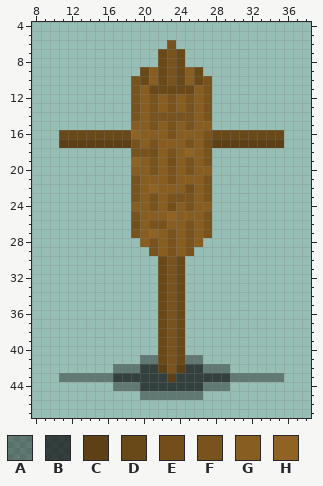
Edited in one commit: pixel-art sprite (android/assetsraw/Sprites/Oryx/Custom/heroes/TrainingDummy.png). The picture above was drawn from the file before the commit.
The file is 48x48 pixels. Colours within 5 levels of each other are drawn and written as one. Shown: x 8..38, y 4..47.
Palette (. is transparent): A #0000005c  B #000000a9  C #5d4015  D #6a4919  E #724e1b  F #79531d  G #875d22  H #8f6324
New version:
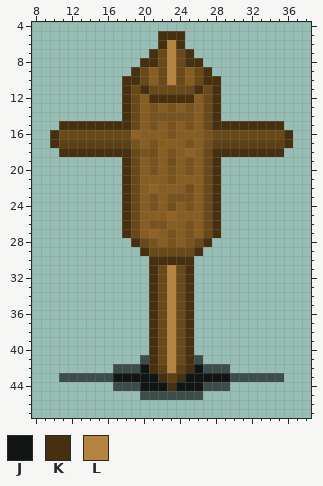
Colours new in this view: J #000000e2  K #46300f  L #b5843e
The edit:
@@ palette @@
-A #0000005c
+A #00000097
@@ x 8..38 @@
  4 ...............................
- 5 ...............................
- 6 ...............F...............
- 7 ..............DFD..............
- 8 ..............DFD..............
- 9 ............DGDFDGD............
-10 ...........FDGDFDGDF...........
-11 ...........FGDDDDDGF...........
-12 ...........FGFGFGFGF...........
-13 ...........FGFGFGFGF...........
-14 ...........FGFFFFFGF...........
-15 ...........GGFGFGFGG...........
-16 ...DDDDDDDDHGGGFGGGFDDDDDDDD...
-17 ...CCCCCCCCFGFGGGFGECCCCCCCC...
-18 ...........FFEGFGHGF...........
-19 ...........HGFGEGFGF...........
-20 ...........GGFGFGFGG...........
-21 ...........FGGGFGGGF...........
-22 ...........FGHGGGEGF...........
-23 ...........FGFGFFFGF...........
-24 ...........GGFGEGFGG...........
-25 ...........FGGGHGGGF...........
-26 ...........EGFFGGFGF...........
-27 ...........FGHGFGFGF...........
-28 ............GFGFGFG............
-29 .............FGFGF.............
-30 ..............DFD..............
-31 ..............DFD..............
-32 ..............DFD..............
-33 ..............DFD..............
-34 ..............DFD..............
-35 ..............DFD..............
-36 ..............DFD..............
-37 ..............DFD..............
-38 ..............DFD..............
-39 ..............DFD..............
-40 ..............DFD..............
-41 ............AADFDAA............
-42 .........AAABBCFCBBAAA.........
-43 ...AAAAAABBBBBBCBBBBBBAAAAAA...
-44 .........AAABBBBBBBAAA.........
+ 5 ..............KKK..............
+ 6 ..............KLK..............
+ 7 .............KDLDK.............
+ 8 ............KKDLDKK............
+ 9 ...........KDGDLDGDK...........
+10 ..........KKDGDLDGDKK..........
+11 ..........KDKDDDDDKDK..........
+12 ..........KDGKKKKKGDK..........
+13 ..........KDGFGFGFGDK..........
+14 ..........KDGFFFFFGDK..........
+15 ...KKKKKKKKDGFGFGFGDKKKKKKKK...
+16 ..KDDDDDDDDHGGGFGGGFDDDDDDDDK..
+17 ..KCCCCCCCCFGFGGGFGECCCCCCCCK..
+18 ...KKKKKKKKDFEGFGHGDKKKKKKKK...
+19 ..........KDGFGEGFGDK..........
+20 ..........KDGFGFGFGDK..........
+21 ..........KDGGGFGGGDK..........
+22 ..........KDGHGGGEGDK..........
+23 ..........KDGFGFFFGDK..........
+24 ..........KDGFGEGFGDK..........
+25 ..........KDGGGHGGGDK..........
+26 ..........KDGFFGGFGDK..........
+27 ..........KDGHGFGFGDK..........
+28 ...........KDFGFGFDK...........
+29 ............KDDDDDK............
+30 .............KKKKK.............
+31 .............KDLDK.............
+32 .............KDLDK.............
+33 .............KDLDK.............
+34 .............KDLDK.............
+35 .............KDLDK.............
+36 .............KDLDK.............
+37 .............KDLDK.............
+38 .............KDLDK.............
+39 .............KDLDK.............
+40 .............KDLDK.............
+41 ............AKDLDKA............
+42 .........AAAJKCLCKJAAA.........
+43 ...AAAAAAJJJJJKCKJJJJJAAAAAA...
+44 .........AAAJJJKJJJAAA.........
 45 ............AAAAAAA............
Boxes around the changes in both pictures, in picture pixels (x1, y1, x2, y2):
changed: (50, 31, 293, 400)
